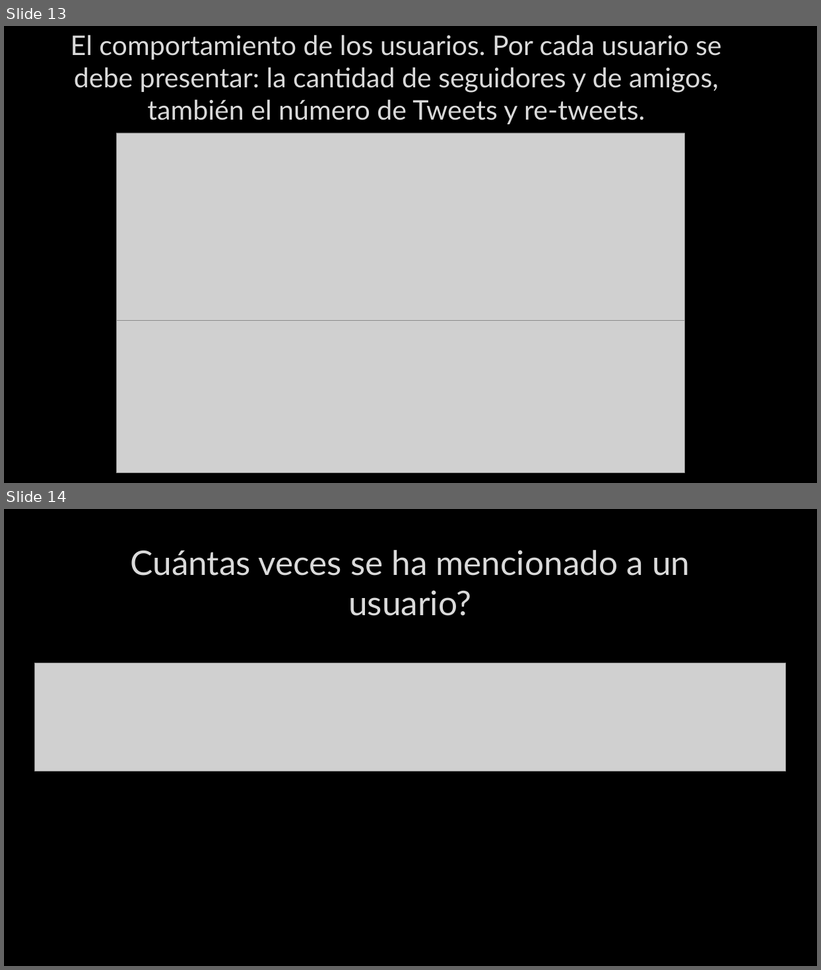
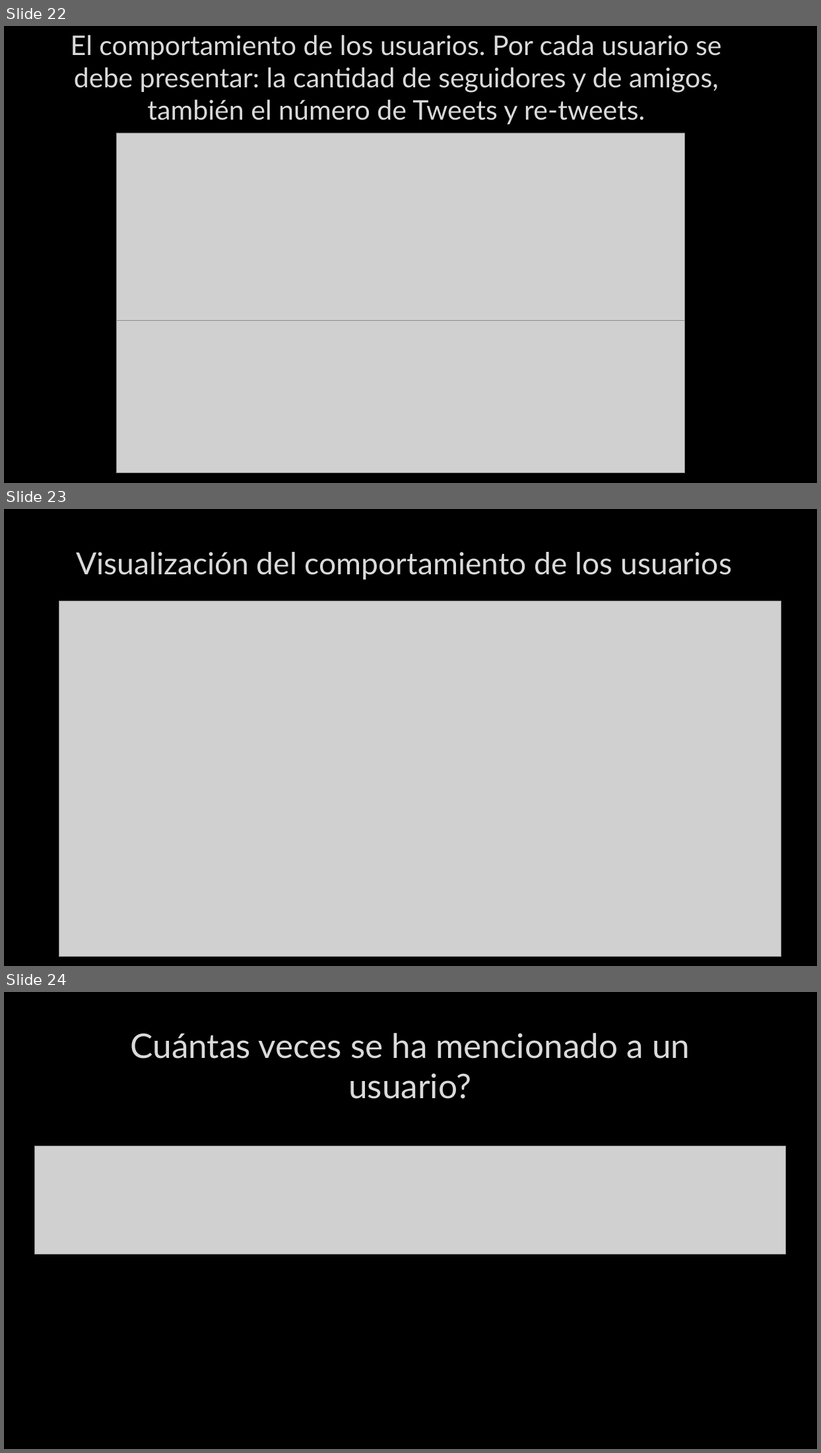
Before and after one commit to functional-programming-utpl-cc/proyectointegrador-valarmorghulis, a slide deck: Proyecto Integrador de saberes.pptx. Shown one above the other, each under a label of ours: slides 13 and 14 before the commit, slides 22, 23 and 24 after it. The pictures are 821x970 and 821x1453 pixels, drawn with LibreOffice and Linux fonts; fonts in the diff are those of the drawing; grey boxes stand for pictures; background and template pictures are left out. Boxes give left, top, right and bottom in pixels: in the first picture for what was removed or moved away, otherwise in the second. Text is boxed around its words. In the diff, an @@ line names an element or a change of style, - is before the commit and + after.

```diff
--- a/Proyecto Integrador de saberes.pptx
+++ b/Proyecto Integrador de saberes.pptx
@@ slide 23 added at <box>4,509,817,966</box>, background picture (left out) @@
@@ title added at <box>76,552,733,580</box>, 36 pt, text #DADADA @@
+Visualización del comportamiento de los usuarios
@@ picture added at <box>59,601,762,957</box> @@
@@ picture added at <box>59,601,781,957</box> @@
@@ what was slide 13 is now slide 22 @@
@@ what was slide 14 is now slide 24 @@
```
Also in this commit, not shown: 10 other slides added.
